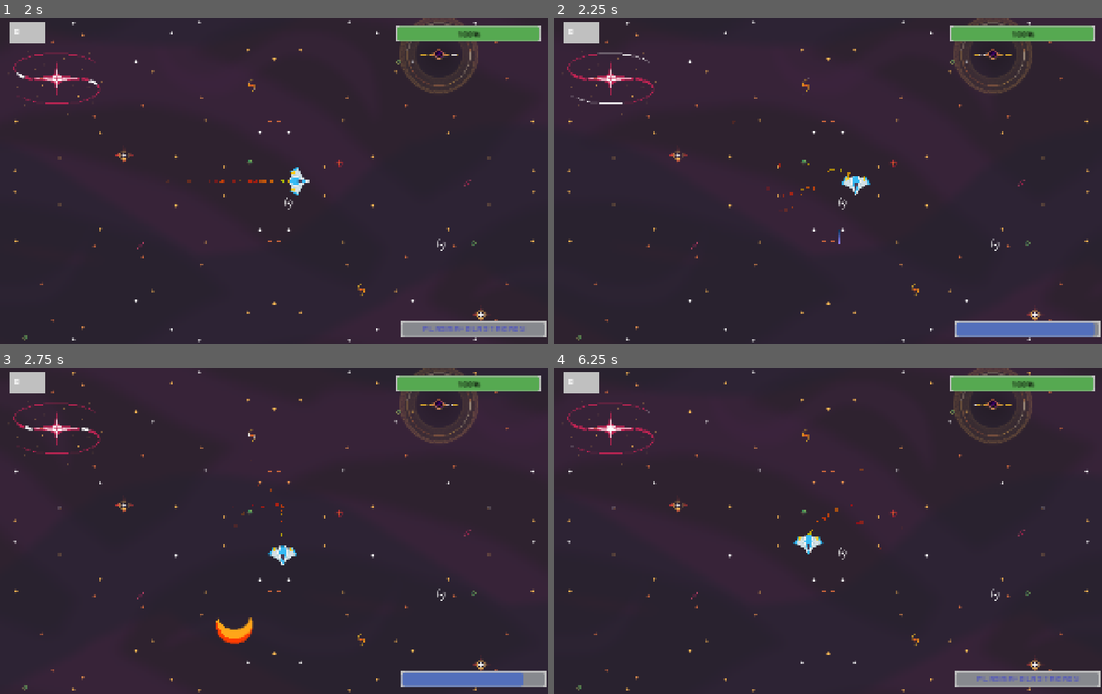
Above: before the commit, frames 1-4 (two rows, left to right).
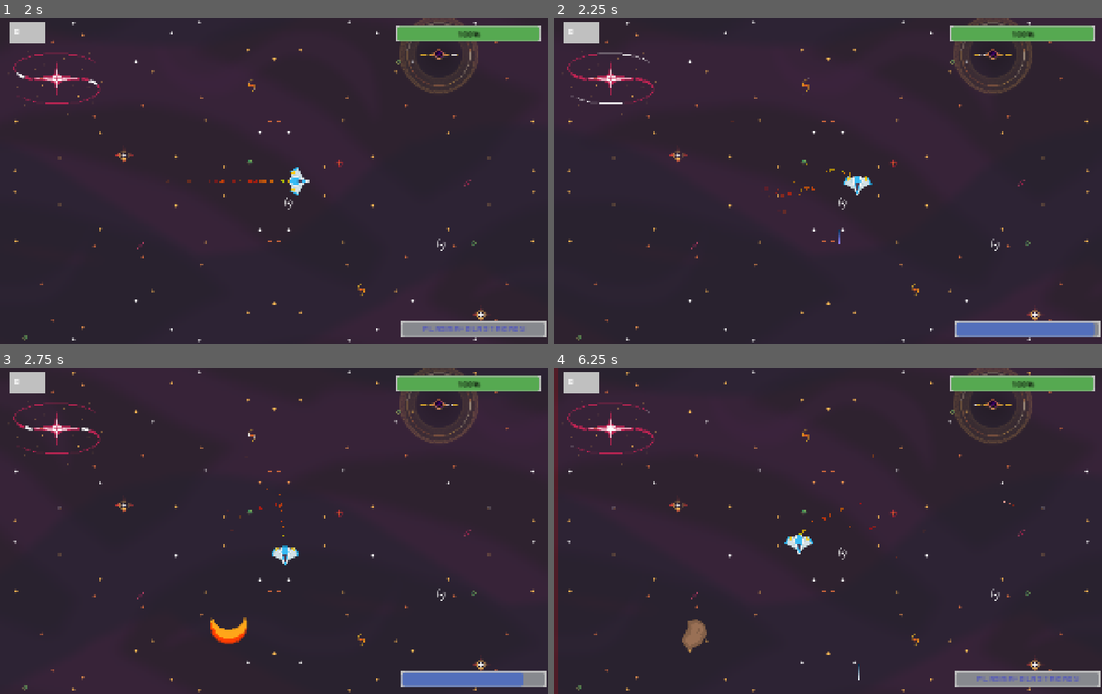
Above: after the commit, the same moments.

Repository: HusMusen16/Gymnasie_Arbete
Game: Godot game, scene res://Scenes/main_menu.tscn
Two runs of this game, one before a commit and one after it. Both use one fixed random seed, a clock stepped at 60 frames per second and the inputs below.
Inputs:
- Up to frame 1 (2 s): click "ENDLESS" at 0.5 s; hold D (right) from 1.28 s (still down); tap Space (shoot_laser) at 1.35 s
- Up to frame 2 (2.25 s): release D (right) at 2.03 s; hold S (down) from 2.03 s (still down); tap Shift (shoot_plasma) at 2.1 s
- Up to frame 3 (2.75 s): keep holding S (down)
- Up to frame 4 (6.25 s): release S (down) at 2.78 s; hold D (right) 2.78-3.53 s; tap Space (shoot_laser) at 2.85, 4.35, 5.85 s; hold W (up) 3.53-4.28 s; tap Shift (shoot_plasma) at 3.6, 5.1 s; hold A (left) 4.28-5.78 s; hold S (down) from 5.78 s (still down)

Frame 1 is identical in both runs. In frame 2, 0.2% of the frame differs, in the area x 32-59%, y 31-61%; in frame 3, 0.5%; in frame 4, 1.4%, in the area x 0-84%, y 0-100%.

Commit message:
Fixade bugg som gjorde att fiender inte spawnade

Diff:
--- a/Scripts/level.gd
+++ b/Scripts/level.gd
@@ -89,6 +89,7 @@
 	if level_number == 2:
 		kill_progress_bg.show()
 
+
 func _physics_process(_delta: float) -> void:
 	################ MOTHER SHIP CODE ################
 	if level_number != 3:
@@ -151,7 +152,7 @@
 
 ################## SPAWN FUNKTIONS ###################
 func _spawn_enemy():
-	if len(enemies.get_children()) >= 60:
+	if len(enemies.get_children()) <= 60:
 		var enemy = enemy_scene.instantiate()
 		enemies.add_child(enemy)
 		enemy.player = player
@@ -204,7 +205,7 @@
 
 
 func _spawn_meteor():
-	if len(meteors.get_children()) >= 60:
+	if len(meteors.get_children()) <= 60:
 		var meteor = meteor_scene.instantiate()
 		meteors.add_child(meteor)
 		meteor.global_position.x = randf_range(-100, 4600)
--- a/Scripts/player.gd
+++ b/Scripts/player.gd
@@ -4,7 +4,7 @@
 
 
 var ACC = 1000
-var speed = 700
+var speed = 900
 var can_shoot_plasma: bool = true
 
 """
